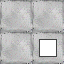
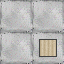
Comparing the layer stacks of the two 64×64 images. Changes:
added layer "Layer 5(pasted)" above "Layer 8" over [40, 40, 56, 56]
